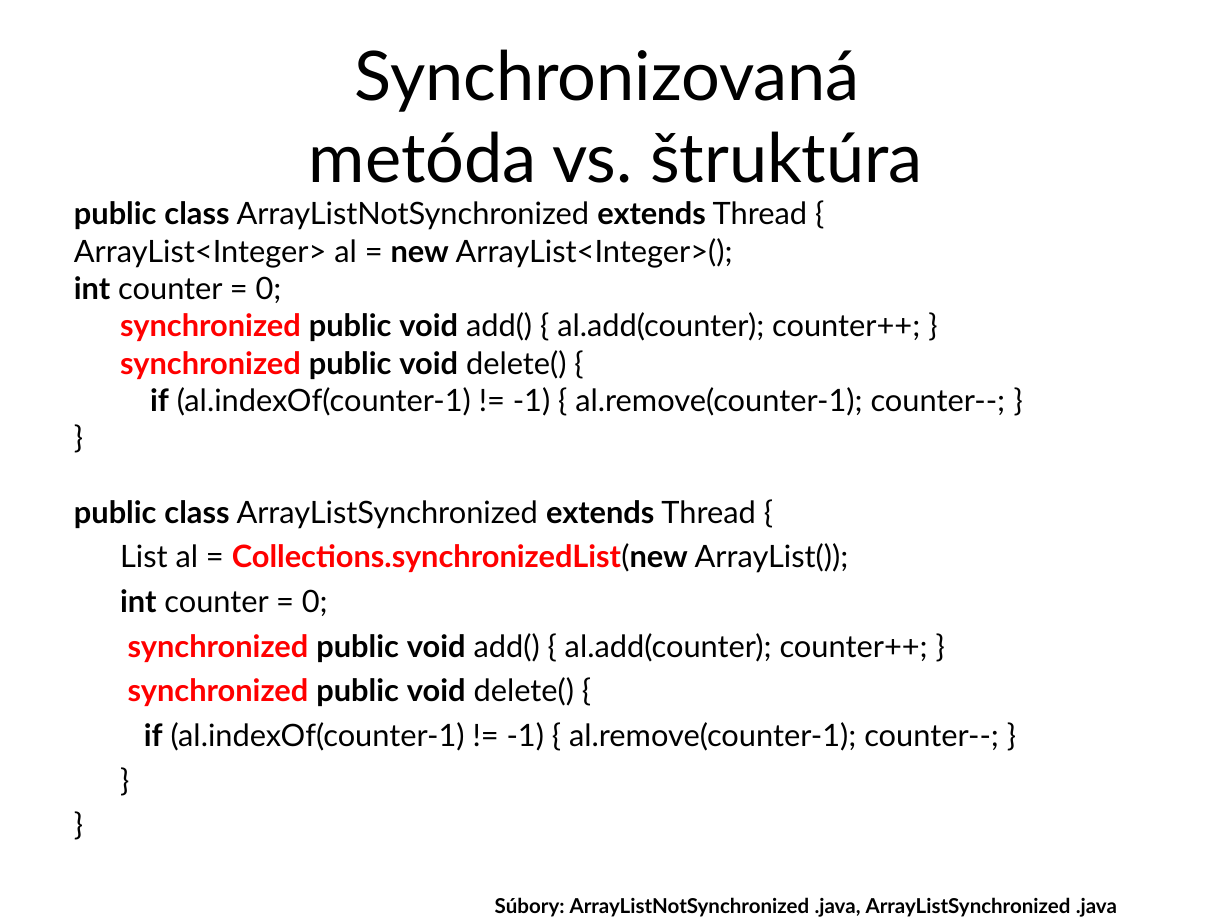
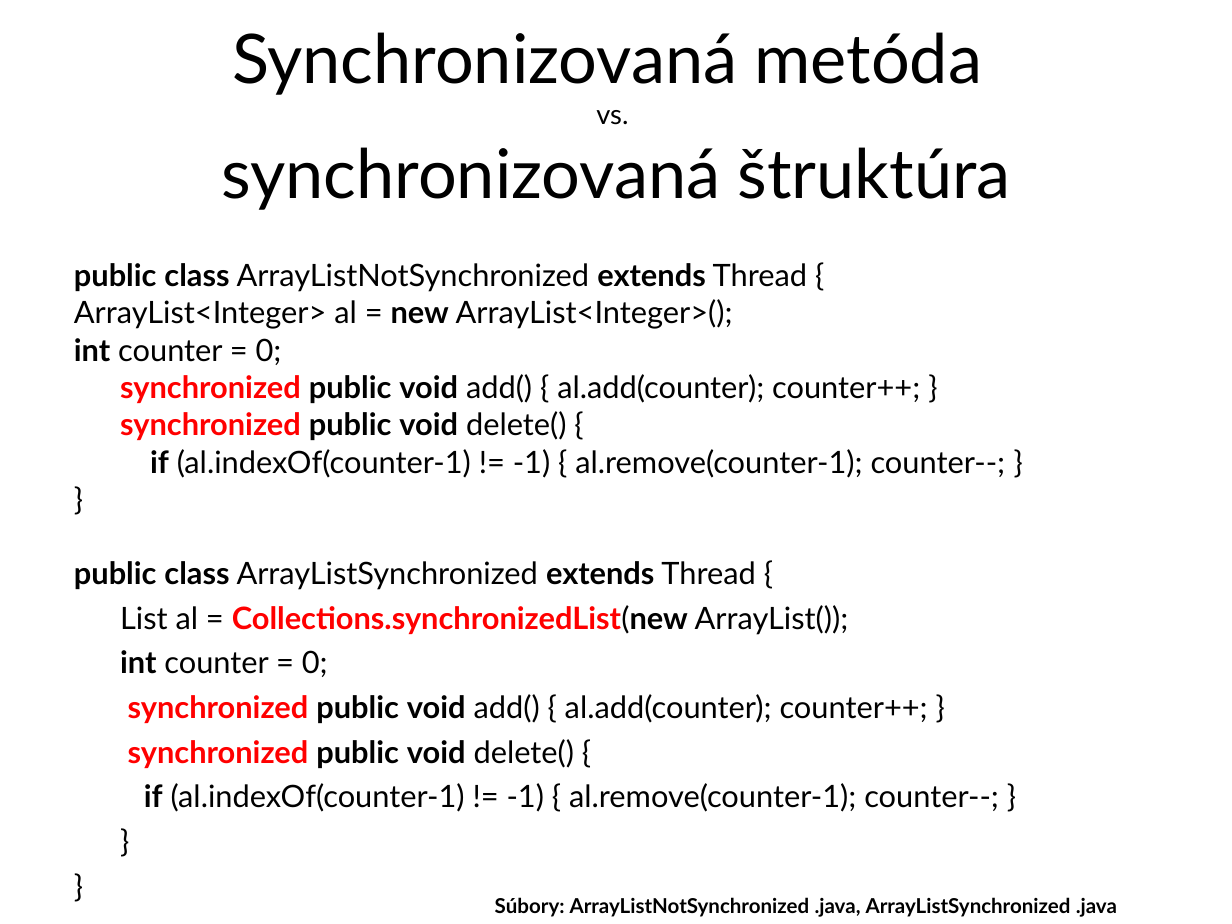
Before and after one commit to Programovanie4/Prednasky, a slide deck: slide 16 of 10/10_java.ppt. Drawn at 1232x924 pixels with LibreOffice and Linux fonts; fonts in the diff are those of the drawing. Boxes give left, top, right and bottom in pixels: in the first picture for what was removed or moved away, otherwise in the second. Text is boxed around its words. In the diff, an @@ line names an element or a change of style, - is before the commit and + after.

```diff
--- a/10/10_java.ppt
+++ b/10/10_java.ppt
@@ title at box(221, 32, 1011, 210): text changed @@
-Synchronizovaná
-metóda vs. štruktúra
+Synchronizovaná metóda
+vs.
+synchronizovaná štruktúra
@@ text "public class ArrayListNotSynchronized extends Thread ...": place and size @@
-text "public class ArrayListNotSynchronized extends Thread ..." at box(74, 201, 1006, 751)
+text "public class ArrayListNotSynchronized extends Thread ..." at box(74, 263, 1006, 812)
```
Also in this commit, not shown: 16 other slides changed, 6 slides added, 6 slides removed, 4 other files.
